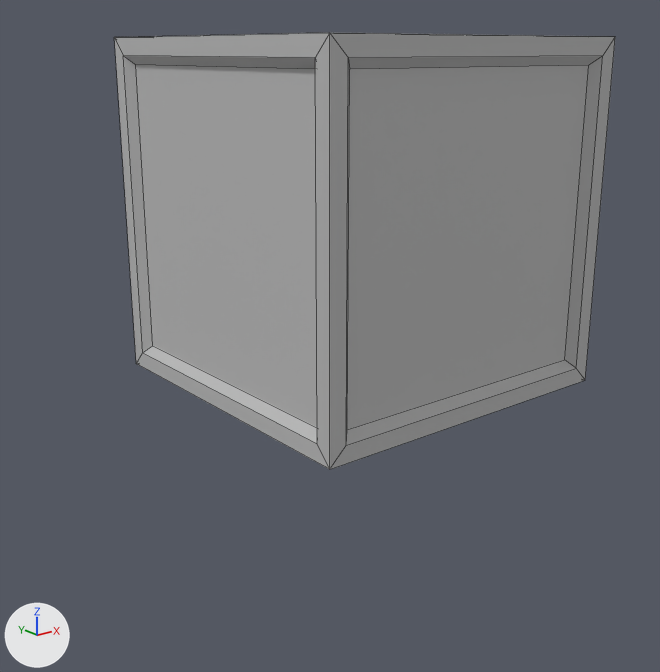
A saved change to the FBX model Assets/Game/Models/Toys/Moveable_Sets.fbx.
Before and after are seen from a 50 mm camera at (-1.76, -2.07, 0.97) aimed at (-0.33, -0.29, 0.25). Lighting does not change. The marker at lower left points along +X, +Y and +Z. Mesh edges are drawn as thin lines. Where no turn or scale is listed for an object, it has been applied to the vertices.

Objects in the first picture: 'Moveable_1m'.
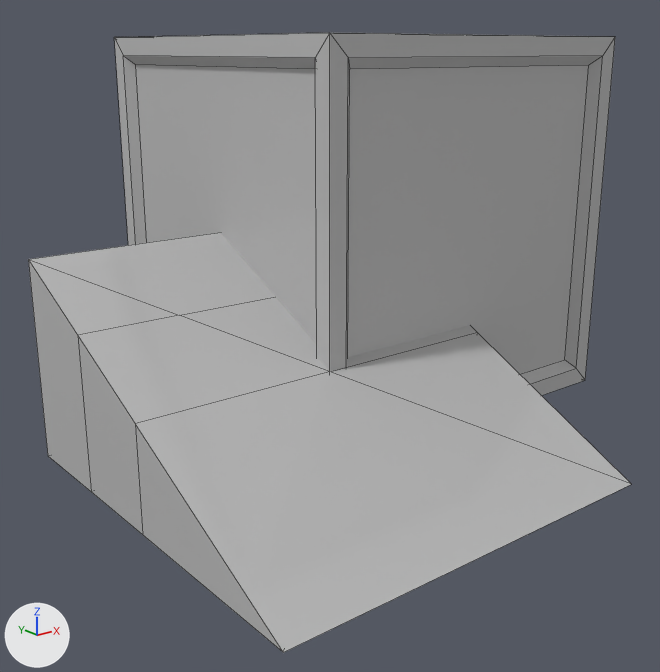
Diff of the bpy script that builds the scene:
```diff
--- a/Assets/Game/Models/Toys/Moveable_Sets.fbx.py
+++ b/Assets/Game/Models/Toys/Moveable_Sets.fbx.py
@@ me_mesh_001 @@
+me_mesh_001.from_pydata([(-1.0, -1.0, 0.0), (0.0, -1.0, 0.0), (-1.0, 0.0, 0.5), (0.0, 0.0, 0.5), (-1.0, 0.0, 0.0), (0.0, 0.0, 0.0), (-0.5, -0.5, 0.25), (-0.75, -0.25, 0.375), (-1.0, -0.25, 0.375), (-1.0, -0.5, 0.25), (0.0, -0.5, 0.25), (0.0, -0.25, 0.375), (-0.25, -0.25, 0.0), (-0.5, -0.5, 0.0), (-1.0, -0.5, 0.0), (-1.0, -0.25, 0.0), (0.0, -0.25, 0.0), (0.0, -0.5, 0.0)], [], [(6, 9, 0, 1), (6, 10, 11, 7), (2, 3, 4), (4, 3, 5), (13, 14, 15, 12), (13, 17, 1, 0), (17, 10, 1), (15, 14, 9, 8), (7, 2, 8), (7, 8, 9, 6), (6, 1, 10), (3, 2, 7, 11), (13, 0, 14), (4, 5, 12, 15), (12, 5, 16), (12, 16, 17, 13), (5, 3, 11, 16), (16, 11, 10, 17), (14, 0, 9), (8, 2, 4, 15)])
+me_mesh_001.materials.append(mat_m_moveable)  # its picture is missing
@@ ob_pushable_ramp_1x1xh @@
+ob_pushable_ramp_1x1xh = bpy.data.objects.new('pushable_Ramp_1x1xh', me_mesh_001)
+ob_pushable_ramp_1x1xh.location = (0.0, 0.0, 0.0)
```

Location of each change, [x1, y1, x2, y2] in pixels of the pictures (660 x 672 px):
'pushable_Ramp_1x1xh', added
    after: [28, 233, 631, 653]
